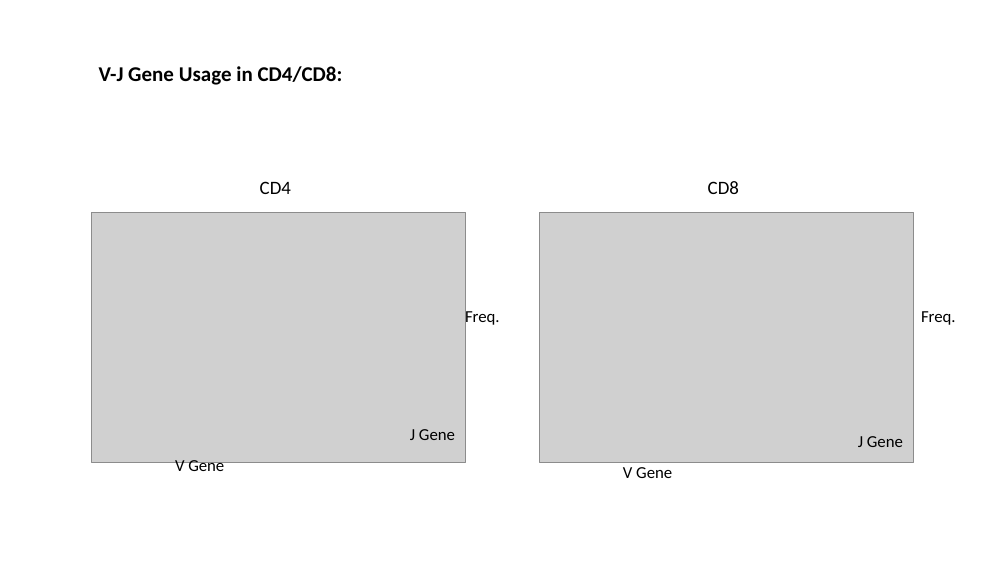
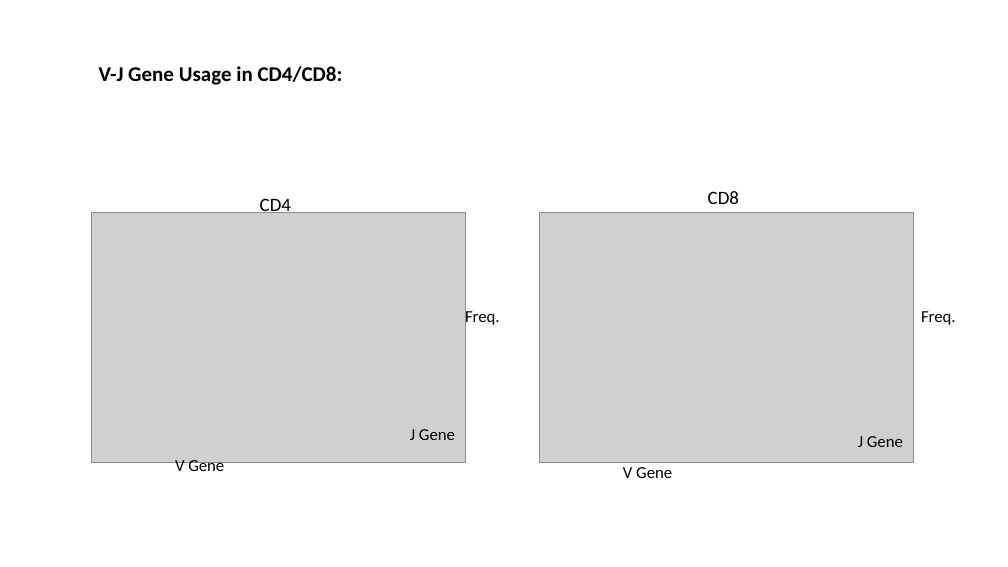
Before and after one commit to innate2adaptive/tcRIP, a slide deck: slide 12 of presentations/algorithm_overview.pptx. Drawn at 1008x567 pixels with LibreOffice and Linux fonts; fonts in the diff are those of the drawing; grey boxes stand for pictures. Boxes give left, top, right and bottom in pixels: in the first picture for what was removed or moved away, otherwise in the second. Text is boxed around its words. In the diff, an @@ line names an element or a change of style, - is before the commit and + after.

```diff
--- a/presentations/algorithm_overview.pptx
+++ b/presentations/algorithm_overview.pptx
@@ text "CD4" moved from (x1=260, y1=181, x2=291, y2=194) to (x1=260, y1=199, x2=291, y2=213) @@
@@ text "CD8" moved from (x1=708, y1=181, x2=739, y2=194) to (x1=708, y1=191, x2=739, y2=204) @@
```
Also in this commit, not shown: 4 other slides changed, 6 slides added, 26 other files.
